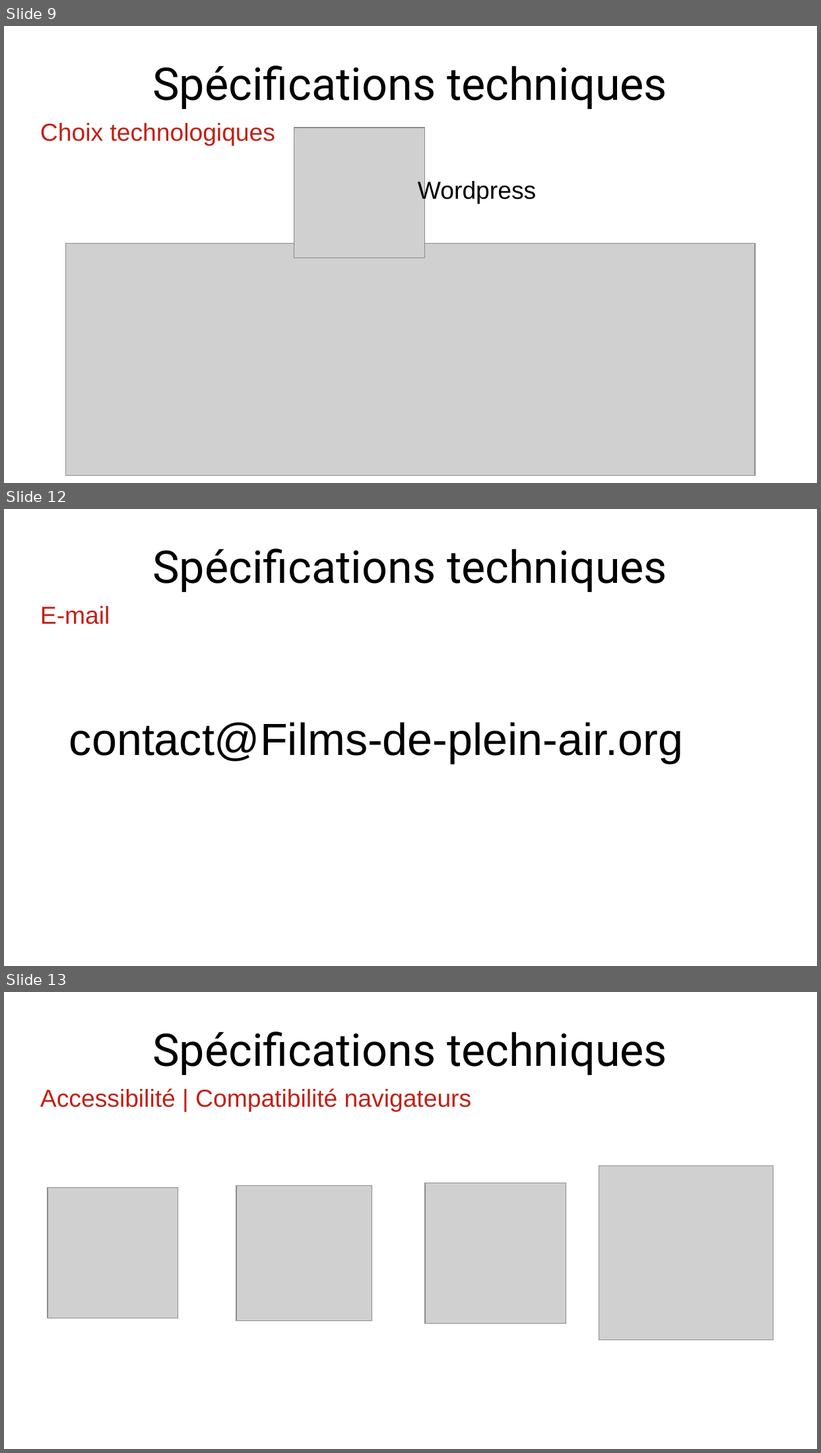
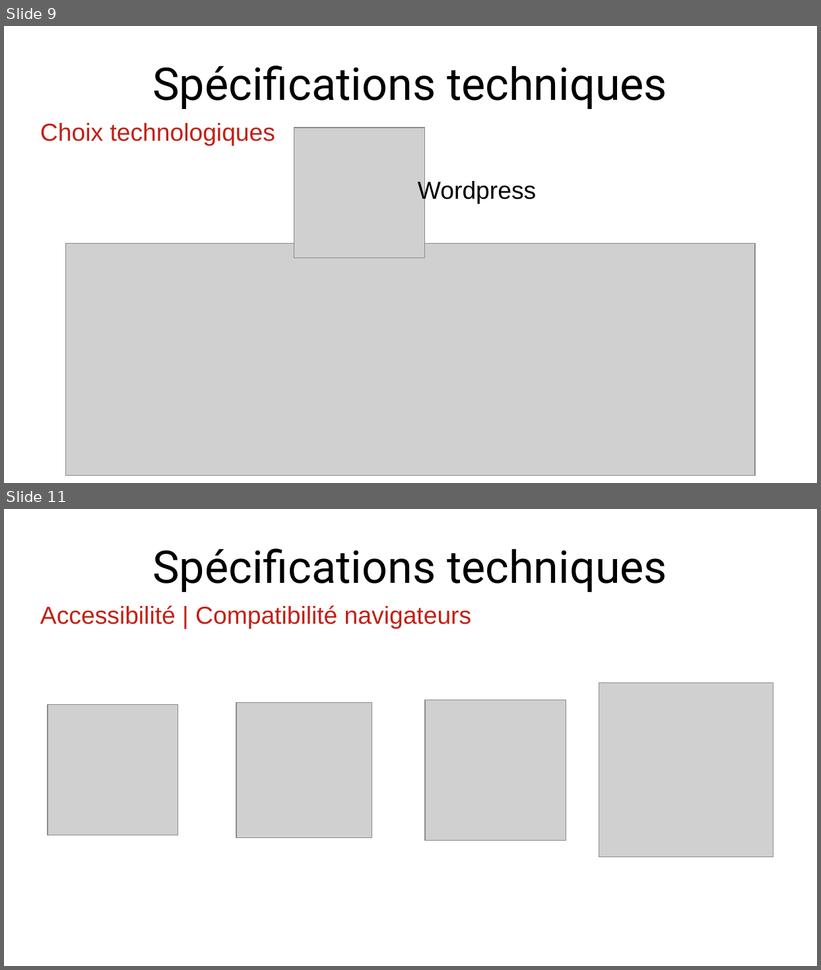
Before and after one commit to arcausin/Films-de-Plein-Air, a slide deck: soutenance.odp. Shown one above the other, each under a label of ours: slides 9, 12 and 13 before the commit, slides 9 and 11 after it; the slides between them are not shown. The pictures are 821x1453 and 821x970 pixels, drawn with LibreOffice and Linux fonts; fonts in the diff are those of the drawing; grey boxes stand for pictures. Boxes give left, top, right and bottom in pixels: in the first picture for what was removed or moved away, otherwise in the second. Text is boxed around its words. In the diff, an @@ line names an element or a change of style, - is before the commit and + after.

```diff
--- a/soutenance.odp
+++ b/soutenance.odp
@@ slide 12 removed at (x1=4, y1=509, x2=817, y2=966), background #FFFFFF @@
@@ title removed at (x1=152, y1=549, x2=667, y2=592) @@
-Spécifications techniques
@@ text removed at (x1=40, y1=606, x2=110, y2=625) @@
-E-mail
@@ text removed at (x1=69, y1=722, x2=683, y2=763) @@
-contact@Films-de-plein-air.org
@@ what was slide 13 is now slide 11 @@
```
Also in this commit, not shown: 3 slides changed, 4 slides added, 1 other slide removed, 1 other file.
